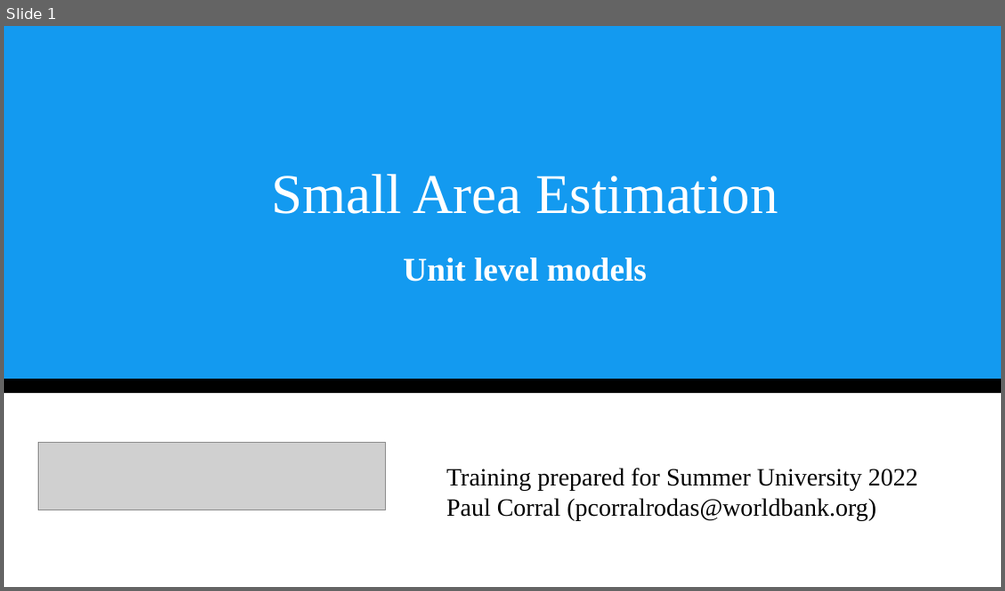
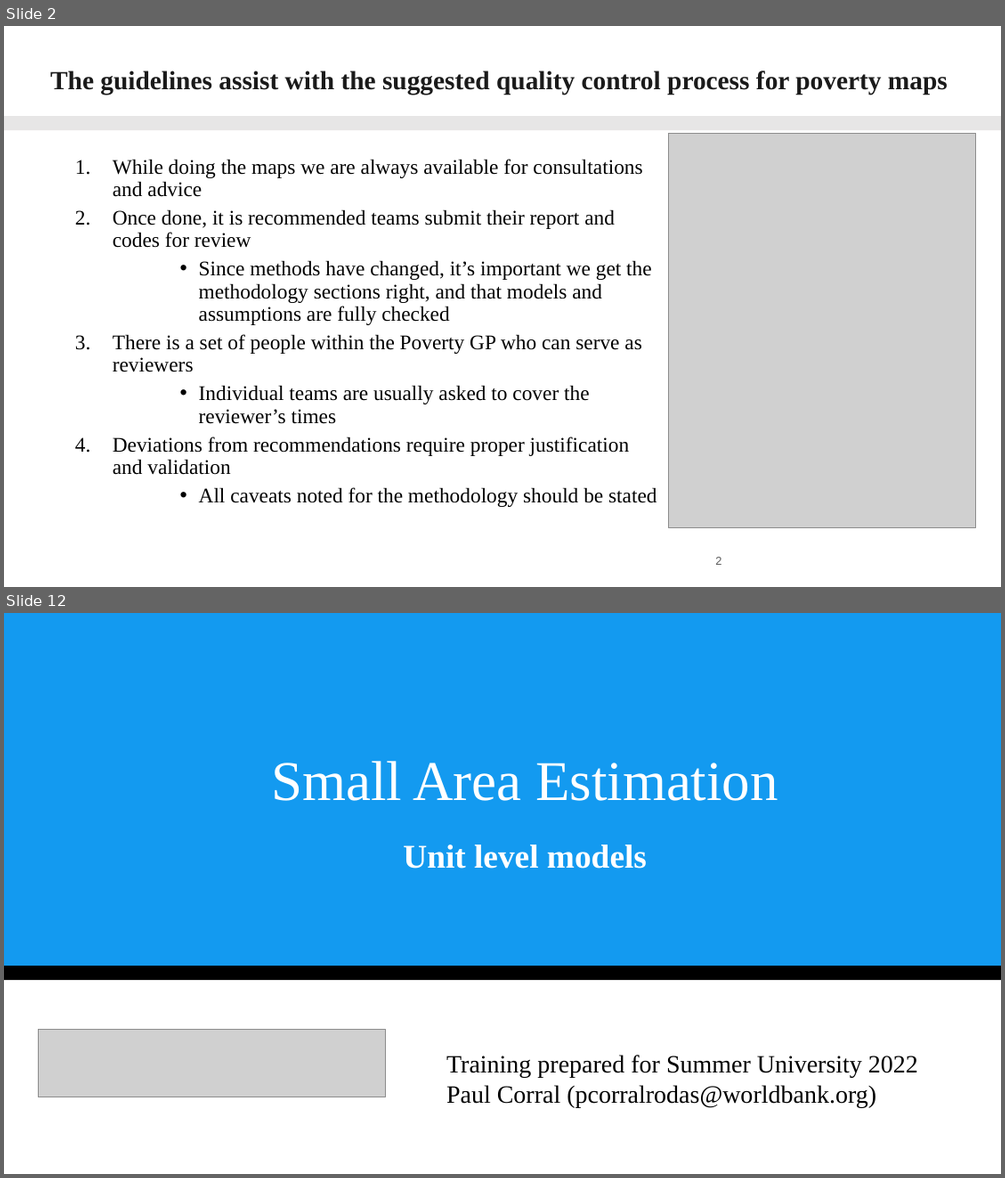
Before and after one commit to pcorralrodas/wb_sae_training, a slide deck: 03.Presentations/Small Area Estimation.pptx. Shown one above the other, each under a label of ours: slide 1 before the commit, slides 2 and 12 after it; the slides between them are not shown. The pictures are 1005x591 and 1005x1178 pixels, drawn with LibreOffice and Linux fonts; fonts in the diff are those of the drawing; grey boxes stand for pictures. Boxes give left, top, right and bottom in pixels: in the first picture for what was removed or moved away, otherwise in the second. Text is boxed around its words. In the diff, an @@ line names an element or a change of style, - is before the commit and + after.

```diff
--- a/03.Presentations/Small Area Estimation.pptx
+++ b/03.Presentations/Small Area Estimation.pptx
@@ slide 2 added at box(4, 26, 1001, 587), background #FFFFFF @@
@@ title added at box(50, 70, 947, 95), 25.2 pt, text #1A1A1A, bold @@
+The guidelines assist with the suggested quality control process for poverty maps
@@ rectangle added at box(4, 116, 1001, 130), fill #E7E6E6 @@
@@ text added at box(113, 159, 656, 507), 20 pt, text #000000 @@
+      1. While doing the maps we are always available for consultations and advice
+      2. Once done, it is recommended teams submit their report and codes for review
+        • Since methods have changed, it’s important we get the methodology sections right, and that models and assumptions are fully checked
+      3. There is a set of people within the Poverty GP who can serve as reviewers
+        • Individual teams are usually asked to cover the reviewer’s times
+      4. Deviations from recommendations require proper justification and validation
+        • All caveats noted for the methodology should be stated
@@ picture added at box(669, 134, 976, 529) @@
@@ page number added at box(715, 556, 721, 564), 11 pt, text #595959 @@
+2
@@ what was slide 1 is now slide 12 @@
```
Also in this commit, not shown: 1 slide changed, 10 other slides added.
